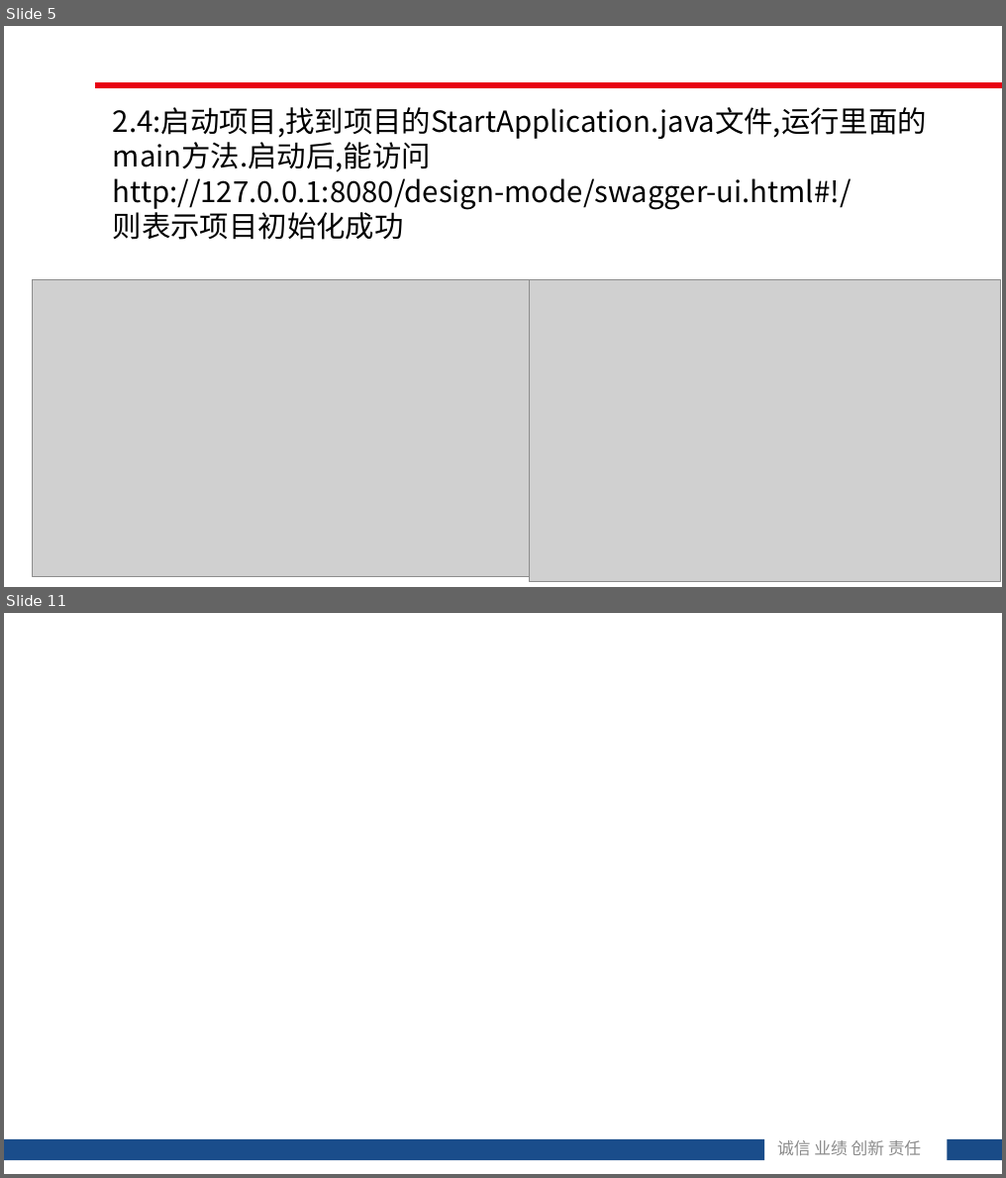
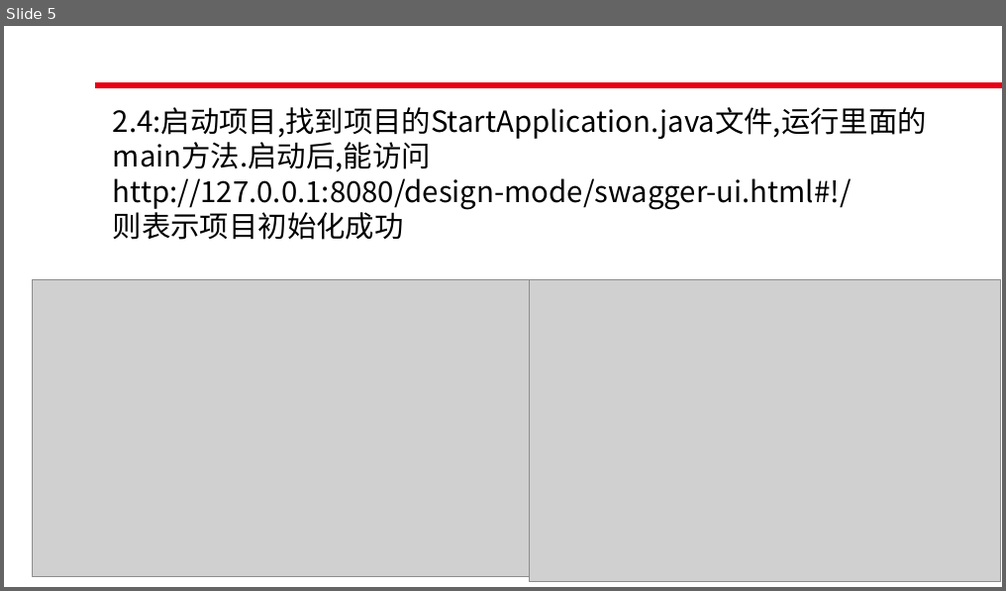
Before and after one commit to roet80736/JAVADesignMode, a slide deck: JAVA设计模式初级入门.pptx. Shown one above the other, each under a label of ours: slides 5 and 11 before the commit, slide 5 after it; the slides between them are not shown. The pictures are 1006x1178 and 1006x591 pixels, drawn with LibreOffice and Linux fonts; fonts in the diff are those of the drawing; grey boxes stand for pictures; background and template pictures are left out. Boxes give left, top, right and bottom in pixels: in the first picture for what was removed or moved away, otherwise in the second. Text is boxed around its words. In the diff, an @@ line names an element or a change of style, - is before the commit and + after.

```diff
--- a/JAVA设计模式初级入门.pptx
+++ b/JAVA设计模式初级入门.pptx
@@ slide 11 removed at (4,613,1002,1174), background #FFFFFF @@
@@ rectangle removed at (4,1140,764,1161) @@
@@ text removed at (777,1141,922,1156) @@
-诚信 业绩 创新 责任
@@ rectangle removed at (947,1140,1002,1161) @@
```
Also in this commit, not shown: 10 slides added, 6 other slides removed, 10 other files.
